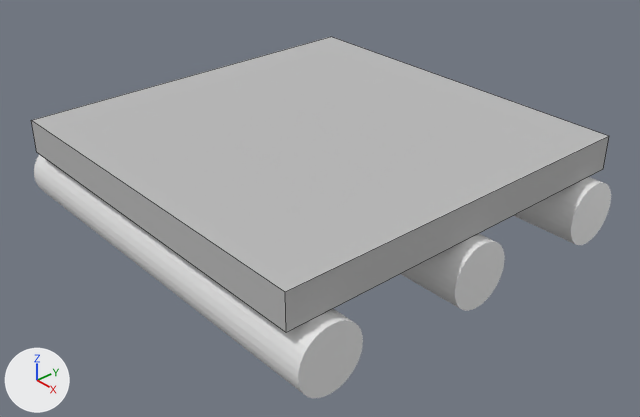
Renders of the Blender file Assets/Resources/conveyor.blend from each side of a commit.
Before and after are seen from a camera (50 mm lens) standing at (1.481, -1.249, 0.791) and looking at (0.08, -0.025, -0.241). The axes (+X, +Y, +Z) are drawn at lower left. The lights are the same throughout. Mesh edges are drawn as thin lines on the coarser meshes.

The scene before the commit, as lines of its bpy script (objects in view):
```python
me_cube = bpy.data.meshes.new('Cube')
me_cube.from_pydata(...)  # a box spanning x -1.0..1.0, y -1.0..1.0, z -1.0..1.0
me_cube.materials.append(mat_material_003)  # its picture is missing
me_cylinder_002 = bpy.data.meshes.new('Cylinder.002')
me_cylinder_002.from_pydata(...)  # a 32-sided cylinder along z spanning x -1.0..1.0, y -1.0..1.0, z -1.0..1.0
me_cylinder_003 = bpy.data.meshes.new('Cylinder.003')
me_cylinder_003.from_pydata(...)  # a 32-sided cylinder along z spanning x -1.0..1.0, y -1.0..1.0, z -1.0..1.0
ob_cube = bpy.data.objects.new('Cube', me_cube)
ob_cube.location = (0.031, 0.0, -0.098)
ob_cube.scale = (0.48, 0.48, 0.0423)
ob_cylinder = bpy.data.objects.new('Cylinder', me_cylinder_002)
ob_cylinder.location = (0.032, 0.4, -0.218)
ob_cylinder.rotation_euler = (0.0, 1.571, 0.0)  # degrees (0, 90, 0)
ob_cylinder.scale = (0.078, 0.078, 0.514)
ob_cylinder_001 = bpy.data.objects.new('Cylinder.001', me_cylinder_003)
ob_cylinder_001.location = (0.032, 0.005, -0.218)
ob_cylinder_001.rotation_euler = (0.0, 1.571, 0.0)  # degrees (0, 90, 0)
ob_cylinder_001.scale = (0.078, 0.078, 0.514)
# also in view: 'Cylinder.002' at (0.032, -0.405, -0.218)
```
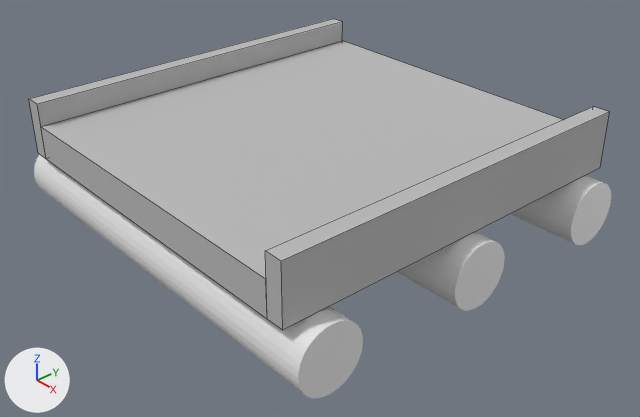
What differs and where, as boxes (x1, y1, x2, y2) in the pictures (640 x 417 px):
```json
{"object": "Cube", "change": "rescaled", "before": [31, 37, 609, 332], "after": [41, 41, 563, 319], "on screen": "10% narrower"}
{"object": "Cube.002", "change": "added", "after": [265, 106, 610, 330]}
{"object": "Cube.001", "change": "added", "after": [29, 19, 343, 159]}
```

The change, as JSON lines over the scene's bpy script:
```json
{"op": "set", "path": "ob_cube.scale", "old": "(0.48, 0.48, 0.0423)", "new": "(0.428, 0.48, 0.0423)"}
{"op": "add", "block": "ob_cube_001", "code": ["ob_cube_001 = bpy.data.objects.new('Cube.001', me_cube)", "ob_cube_001.location = (-0.418, 0.0, -0.069)", "ob_cube_001.scale = (0.0214, 0.48, 0.0706)"]}
{"op": "add", "block": "ob_cube_002", "code": ["ob_cube_002 = bpy.data.objects.new('Cube.002', me_cube)", "ob_cube_002.location = (0.481, 0.0, -0.069)", "ob_cube_002.scale = (0.0214, 0.48, 0.0706)"]}
```
